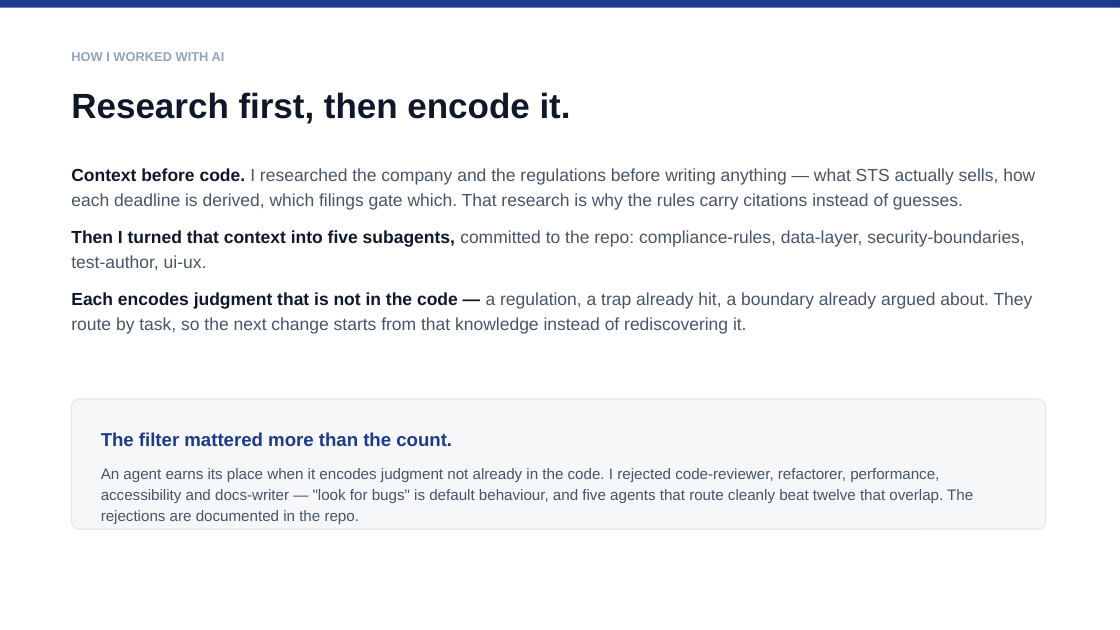
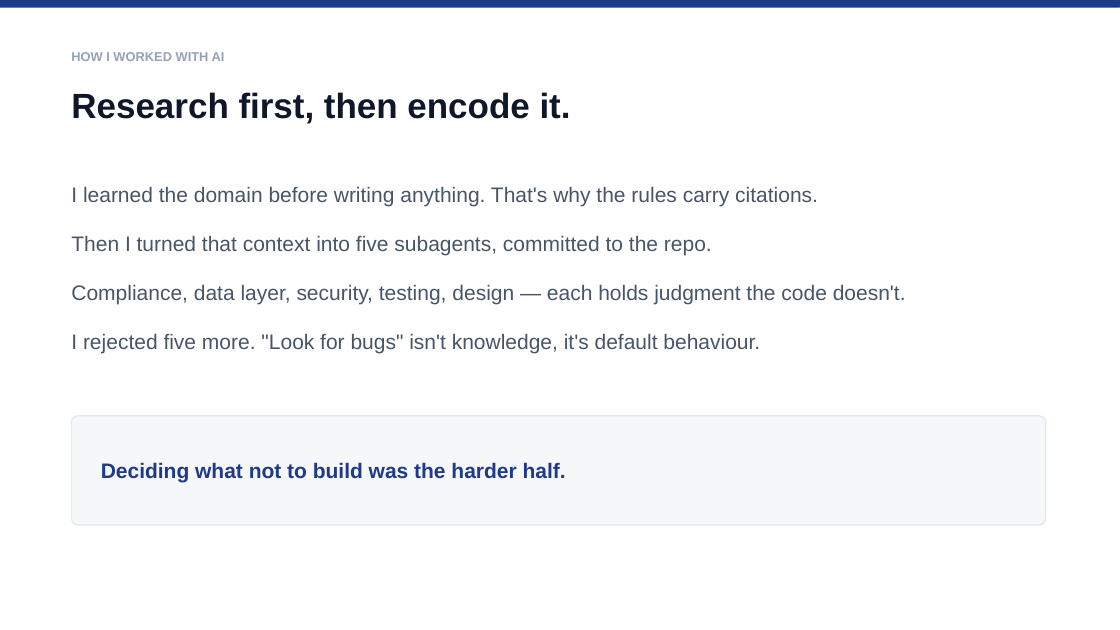
Before and after one commit to robertolozano/SkyTransportSolutionsProject, a slide deck: slide 9 of docs/compliance-radar-deck.pptx (slide 7 before the commit). Drawn at 1120x630 pixels with LibreOffice and Linux fonts; fonts in the diff are those of the drawing. Boxes give left, top, right and bottom in pixels: in the first picture for what was removed or moved away, otherwise in the second. Text is boxed around its words. In the diff, an @@ line names an element or a change of style, - is before the commit and + after.

```diff
--- a/docs/compliance-radar-deck.pptx
+++ b/docs/compliance-radar-deck.pptx
@@ text at bbox=[71, 186, 906, 353]: text changed; size 15 to 18 pt @@
-Context before code. I researched the company and the regulations before writing anything — what STS actually sells, how each deadline is derived, which filings gate which. That research is why the rules carry citations instead of guesses.
-Then I turned that context into five subagents, committed to the repo: compliance-rules, data-layer, security-boundaries, test-author, ui-ux.
-Each encodes judgment that is not in the code — a regulation, a trap already hit, a boundary already argued about. They route by task, so the next change starts from that knowledge instead of rediscovering it.
+I learned the domain before writing anything. That's why the rules carry citations.
+Then I turned that context into five subagents, committed to the repo.
+Compliance, data layer, security, testing, design — each holds judgment the code doesn't.
+I rejected five more. "Look for bugs" isn't knowledge, it's default behaviour.
@@ rounded rectangle: place and size @@
-rounded rectangle at bbox=[71, 399, 1046, 529]
+rounded rectangle at bbox=[71, 416, 1046, 525]
@@ text at bbox=[101, 462, 566, 482]: text changed; size 16 to 18 pt @@
-The filter mattered more than the count.
+Deciding what not to build was the harder half.
@@ text removed at bbox=[101, 468, 973, 524] @@
-An agent earns its place when it encodes judgment not already in the code. I rejected code-reviewer, refactorer, performance, accessibility and docs-writer — "look for bugs" is default behaviour, and five agents that route cleanly beat twelve that overlap. The rejections are documented in the repo.
```
Also in this commit, not shown: 2 other slides changed, 9 slides added, 12 slides removed, 1 other file.
